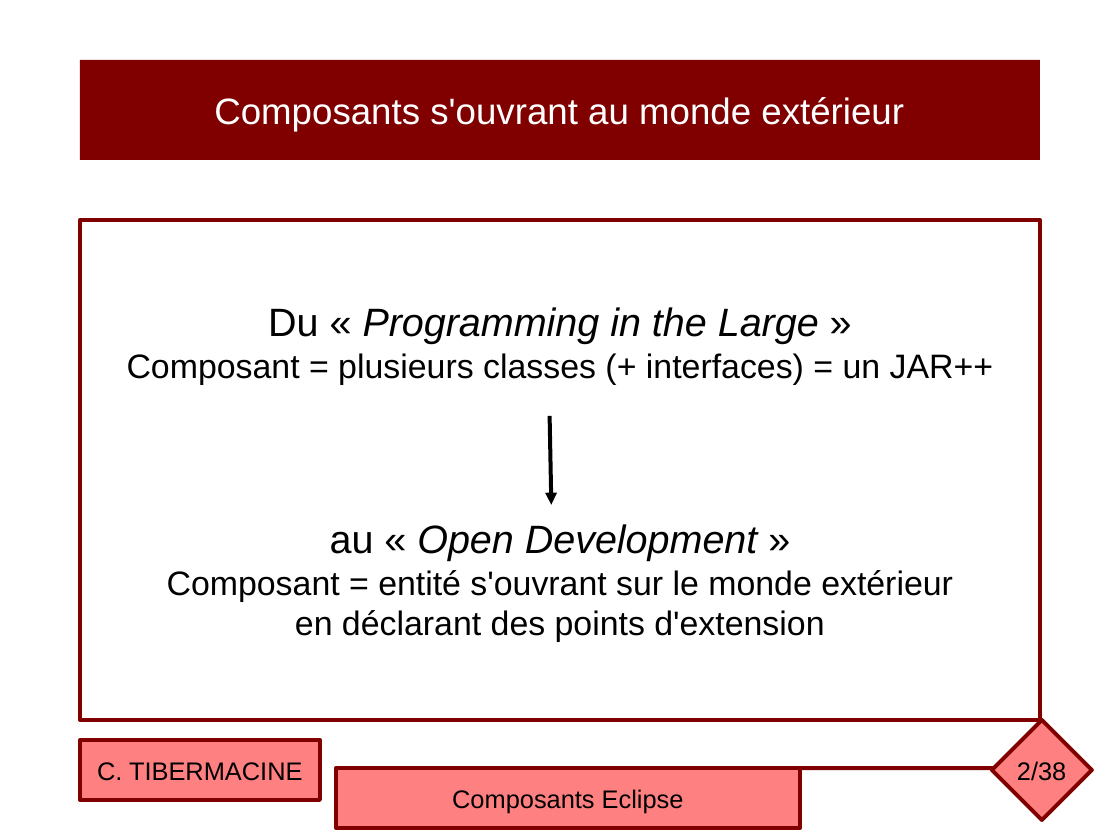
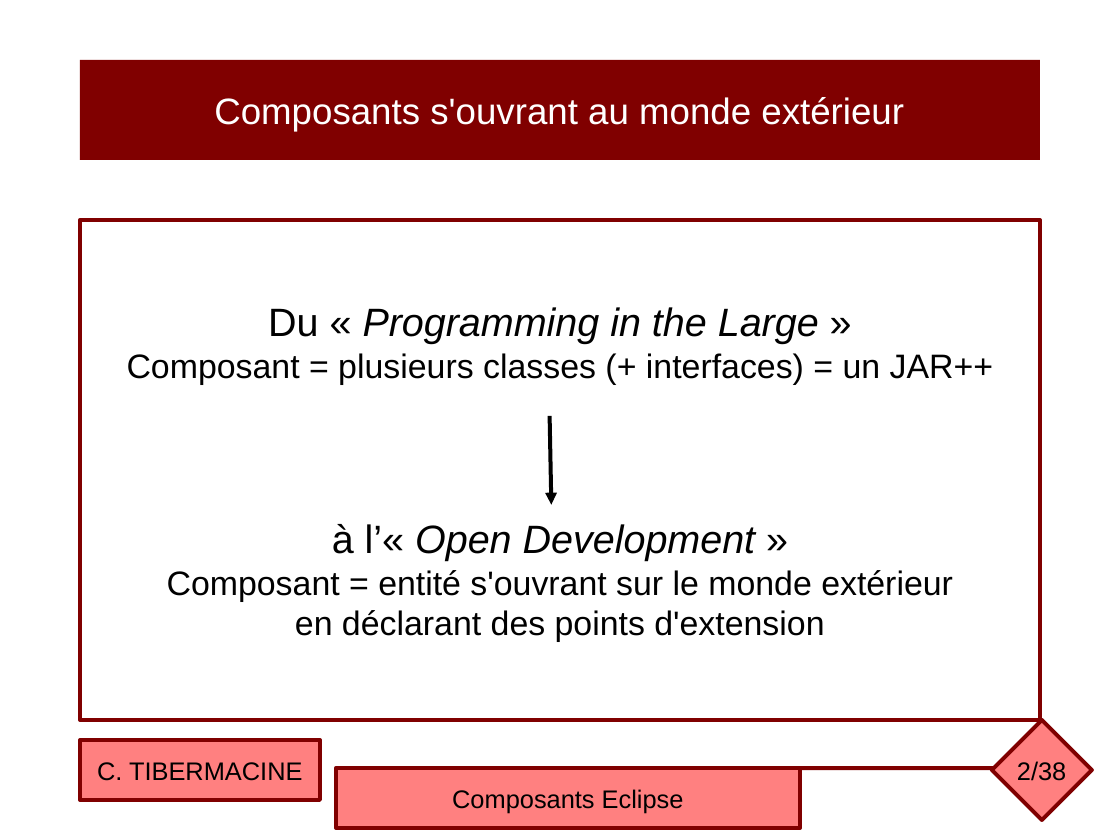
Before and after one commit to ctiber/composants, a slide deck: slide 2 of cours/cours4.odp. Drawn at 1120x840 pixels with LibreOffice and Linux fonts; fonts in the diff are those of the drawing. Boxes give left, top, right and bottom in pixels: in the first picture for what was removed or moved away, otherwise in the second. Text is boxed around its words. In the diff, an @@ line names an element or a change of style, - is before the commit and + after.

```diff
--- a/cours/cours4.odp
+++ b/cours/cours4.odp
@@ text in rectangle at box(332, 524, 756, 561): text changed @@
-au « Open Development »
+à l’« Open Development »
```
Also in this commit, not shown: 1 other file.
